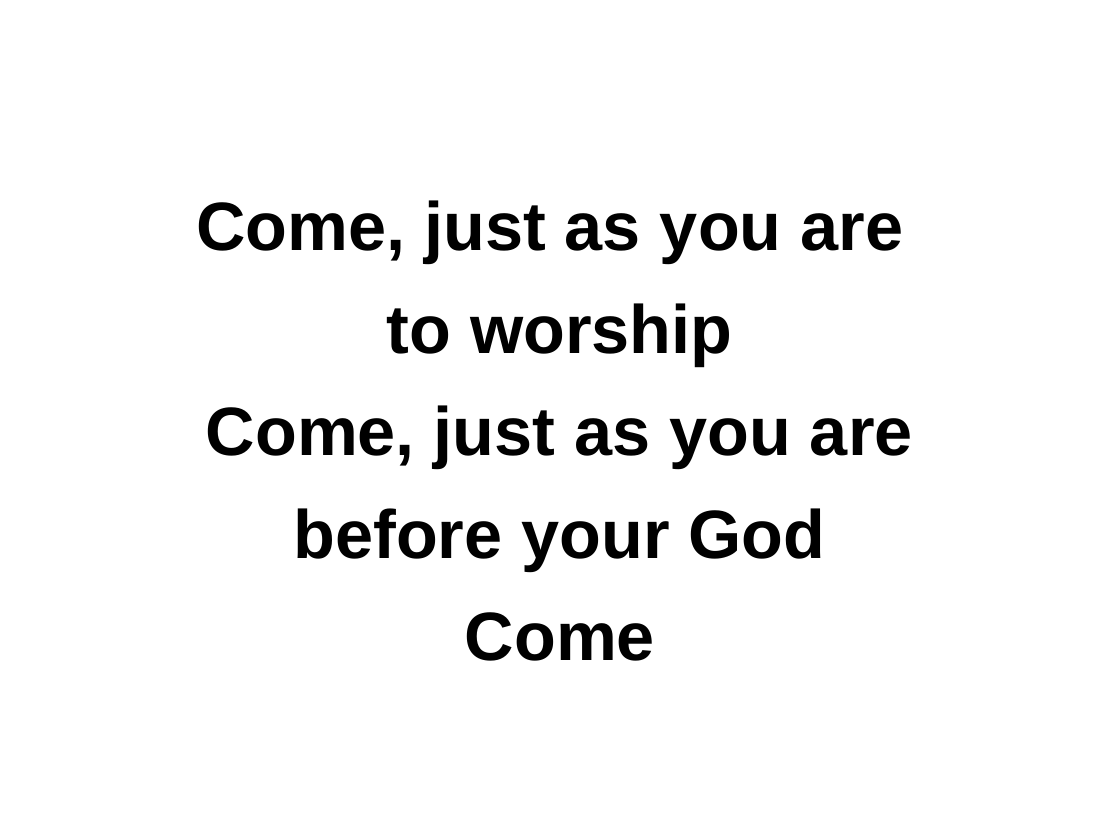
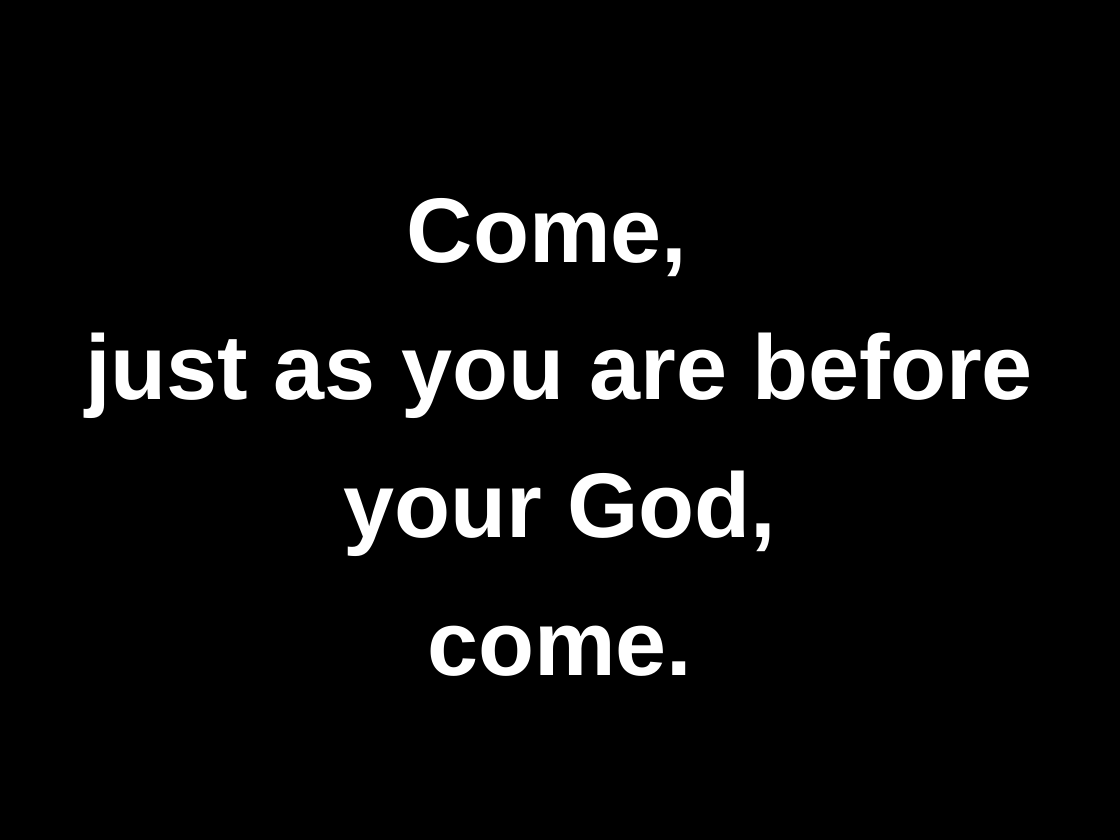
Before and after one commit to memery1446/HBCChoir, a slide deck: slide 5 of pptx-files/1.Come.Now.Is.the.Time.to.Worship.pptx (slide 3 before the commit). Drawn at 1120x840 pixels with LibreOffice and Linux fonts; fonts in the diff are those of the drawing. Boxes give left, top, right and bottom in pixels: in the first picture for what was removed or moved away, otherwise in the second. Text is boxed around its words. In the diff, an @@ line names an element or a change of style, - is before the commit and + after.

```diff
--- a/pptx-files/1.Come.Now.Is.the.Time.to.Worship.pptx
+++ b/pptx-files/1.Come.Now.Is.the.Time.to.Worship.pptx
@@ background #FFFFFF to #000000 @@
@@ title at box(85, 198, 1033, 676): text changed; size 44 to 59 pt; text colour #000000 to #FFFFFF @@
-Come, just as you are
-to worship
-Come, just as you are
-before your God
-Come
+Come,
+just as you are before your God,
+come.
```
Also in this commit, not shown: 13 other slides changed, 8 slides added, 4 other files.
